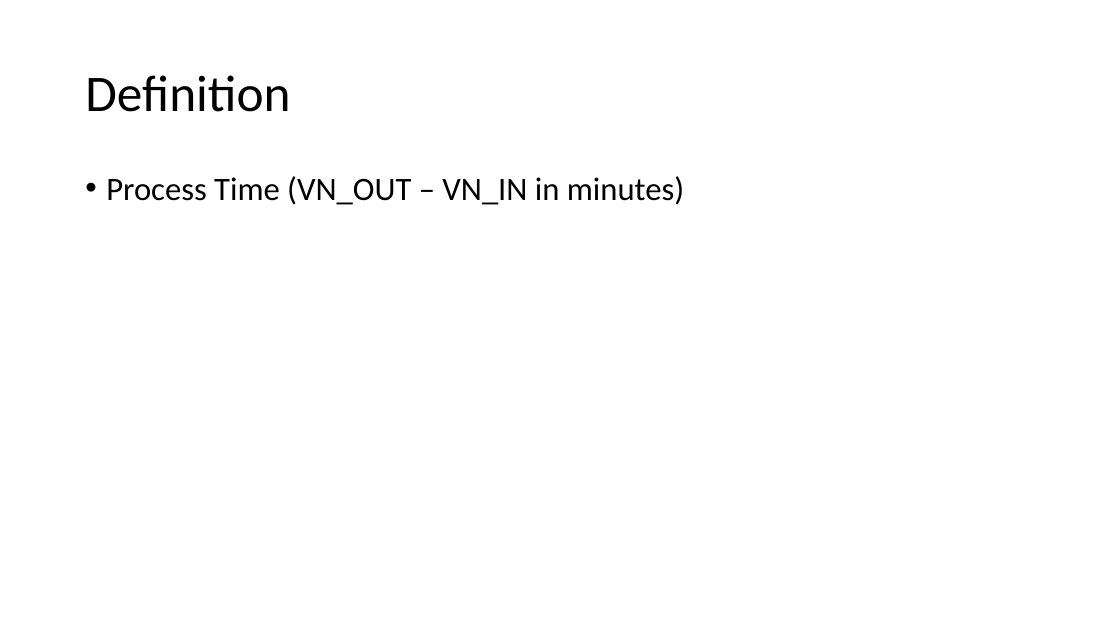
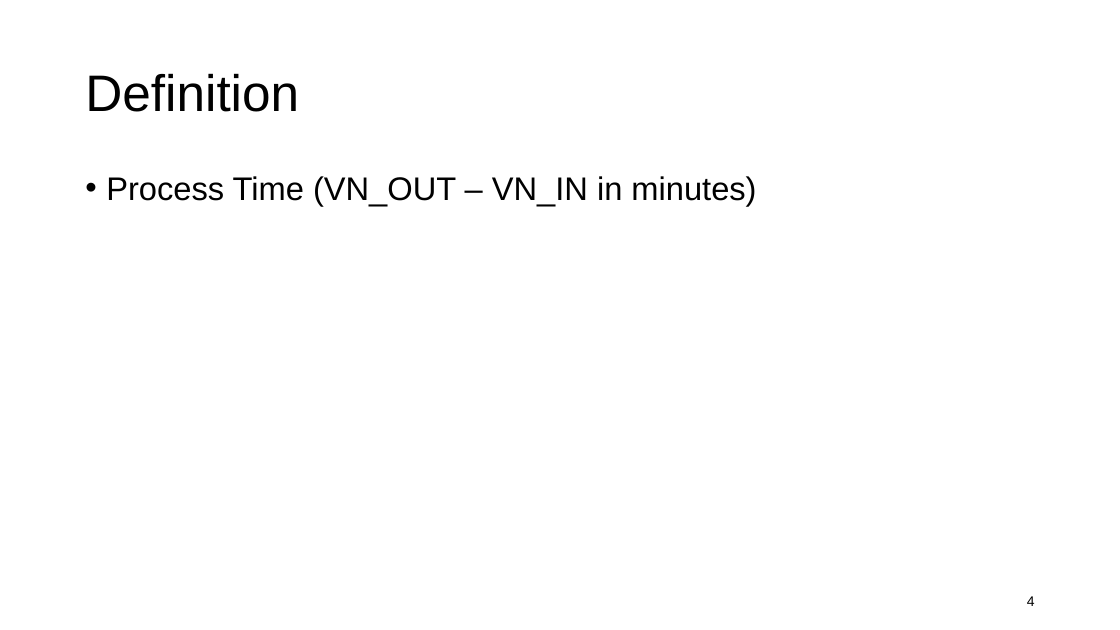
Before and after one commit to kawin7538/ds_hospital_project, a slide deck: slide 4 of memo_presentation/memo.pptx. Drawn at 1120x630 pixels with LibreOffice and Linux fonts; fonts in the diff are those of the drawing. Boxes give left, top, right and bottom in pixels: in the first picture for what was removed or moved away, otherwise in the second. Text is boxed around its words. In the diff, an @@ line names an element or a change of style, - is before the commit and + after.

```diff
--- a/memo_presentation/memo.pptx
+++ b/memo_presentation/memo.pptx
@@ title "Definition" at (x1=85, y1=73, x2=299, y2=112): font Calibri to Arial @@
@@ text "Process Time (VN_OUT – VN_IN ..." at (x1=106, y1=176, x2=756, y2=206): font Calibri to Arial @@
@@ page number added at (x1=1027, y1=596, x2=1035, y2=606), 12 pt, text #000000 @@
+4
```
Also in this commit, not shown: 12 other slides changed, 2 slides added, 1 slide removed, 5 other files.
